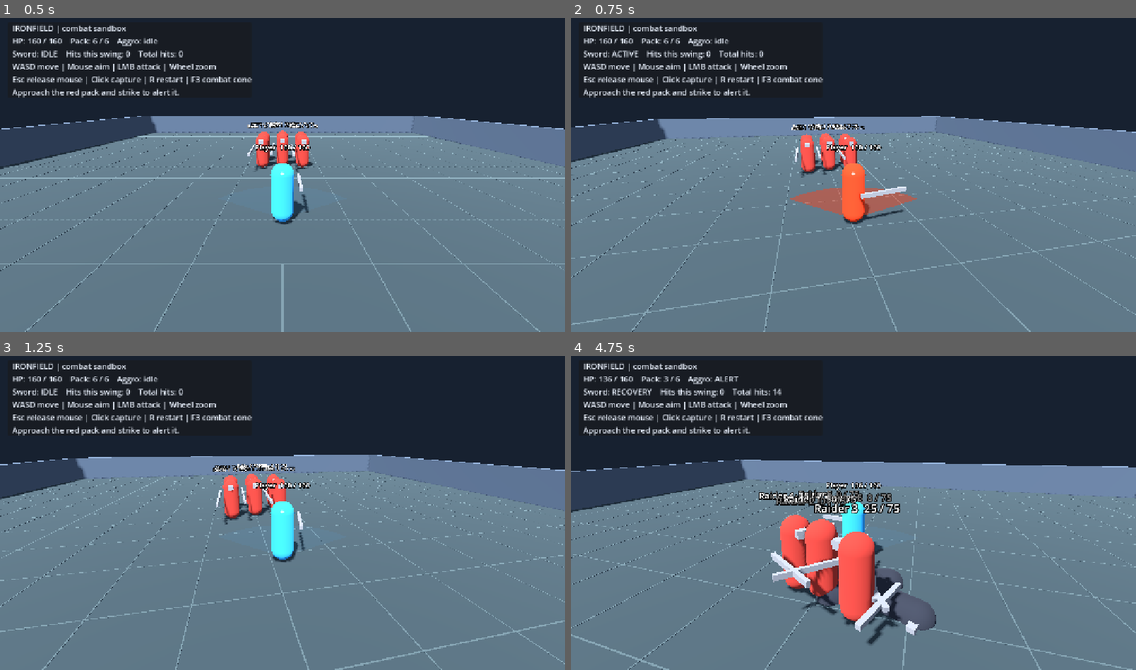
Above: before the commit, frames 1-4 (two rows, left to right).
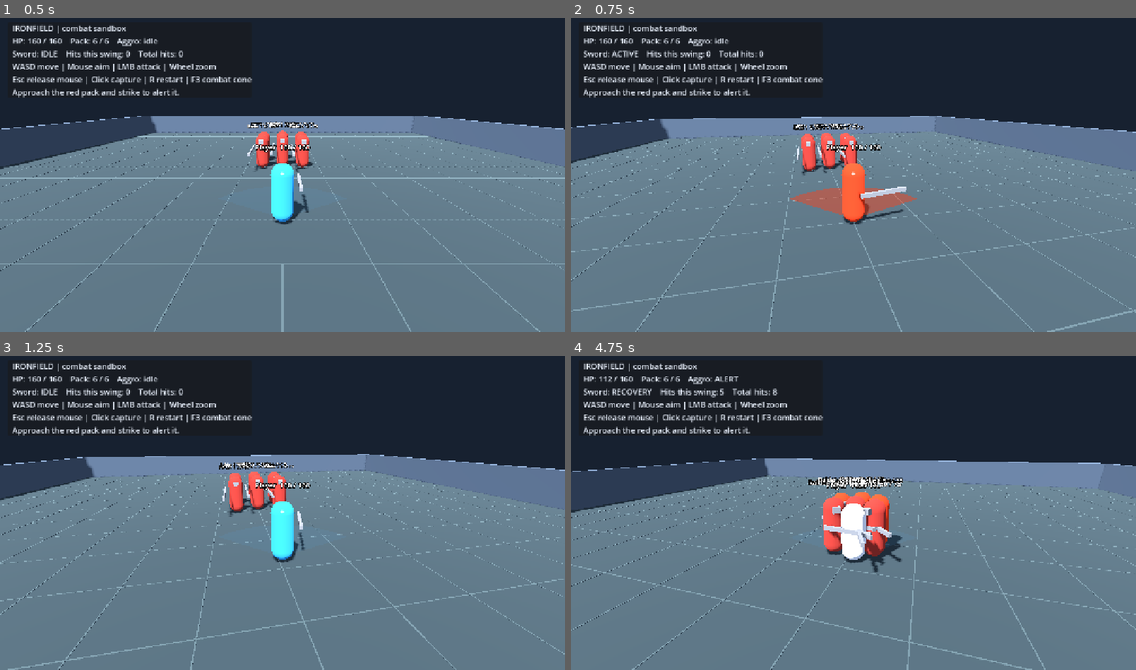
Above: after the commit, the same moments.

Repository: tombart1997/MMORPG
Game: Godot game, scene res://scenes/arena.tscn
The game is run twice, just before and just after one commit, with the same random seed, the same clock (stepped at 60 frames per second) and the same inputs.
Inputs (mouse positions are in pixels of both pictures, inside the frame that each line leads up to):
- Up to frame 1 (0.5 s): no input
- Up to frame 2 (0.75 s): tap Enter at 0.5 s; move the mouse to (881, 171) at 0.52 s; press the mouse at (881, 171) at 0.53 s; hold W (move_forward) from 0.53 s (still down)
- Up to frame 3 (1.25 s): keep holding W (move_forward)
- Up to frame 4 (4.75 s): keep holding W (move_forward); move the mouse to (825, 513) at 1.27 s; release the mouse at (825, 513) at 1.28 s; click (825, 513) at 1.35 s; move the mouse to (864, 506) at 2.02 s; press the mouse at (864, 506) at 2.03 s; move the mouse to (847, 516) at 2.77 s; release the mouse at (847, 516) at 2.78 s; click (847, 516) at 2.85 s; move the mouse to (893, 516) at 3.52 s; press the mouse at (893, 516) at 3.53 s; move the mouse to (808, 506) at 4.27 s; release the mouse at (808, 506) at 4.28 s; click (808, 506) at 4.35 s

Frame 1 is identical in both runs. In frame 2, 4.1% of the frame differs, in the area x 0-100%, y 31-100%; in frame 3, 5.1%; in frame 4, 13%, in the area x 0-100%, y 6-100%.

Commit message:
Lock melee movement and add authored lunges and combo sequencing

Diff:
--- a/game/data/attacks/enemy_claw.tres
+++ b/game/data/attacks/enemy_claw.tres
@@ -6,9 +6,11 @@
 script = ExtResource("1")
 display_name = "Claw swipe"
 damage = 8.0
-windup = 0.55
+windup = 0.32
 active = 0.12
 recovery = 0.85
-reach = 1.65
+reach = 1.95
 cone_degrees = 85.0
-movement_multiplier = 0.0
+lunge_distance = 0.3
+lunge_start = 0.18
+lunge_duration = 0.22
--- /dev/null
+++ b/game/data/attacks/player_finisher.tres
@@ -0,0 +1,12 @@
+[gd_resource type="Resource" script_class="AttackData" load_steps=2 format=3]
+[ext_resource type="Script" path="res://scripts/combat/attack_data.gd" id="1"]
+[resource]
+script = ExtResource("1")
+display_name = "Heavy sweep"
+damage = 35.0
+windup = 0.25
+active = 0.18
+recovery = 0.38
+lunge_distance = 0.55
+lunge_start = 0.16
+lunge_duration = 0.27
--- /dev/null
+++ b/game/data/attacks/player_return.tres
@@ -0,0 +1,12 @@
+[gd_resource type="Resource" script_class="AttackData" load_steps=2 format=3]
+[ext_resource type="Script" path="res://scripts/combat/attack_data.gd" id="1"]
+[resource]
+script = ExtResource("1")
+display_name = "Returning cut"
+damage = 25.0
+windup = 0.15
+active = 0.16
+recovery = 0.28
+lunge_distance = 0.28
+lunge_start = 0.10
+lunge_duration = 0.20
--- a/game/scripts/ai/enemy_brain.gd
+++ b/game/scripts/ai/enemy_brain.gd
@@ -2,7 +2,7 @@
 extends Node
 var actor: ActorBody
 var pack: AggroGroup
-var speed: float = 2.4
+var speed: float = 3.2
 var stagger: float = 0.0
 var cooldown: float = 0.0
 
@@ -12,8 +12,9 @@
 	cooldown = float(actor.get_index() % 6) * 0.13
 
 func _on_damaged(_amount: float, _source: Node3D) -> void:
-	stagger = 0.22
-	actor.combat.cancel()
+	# Ordinary hits react visually but cannot endlessly interrupt a committed strike.
+	if not actor.combat.is_attacking():
+		stagger = 0.08
 
 func _physics_process(delta: float) -> void:
 	stagger = maxf(0.0, stagger - delta)
@@ -25,7 +26,7 @@
 		if not actor.combat.is_attacking():
 			if offset.length_squared() > 0.001:
 				actor.rotation.y = atan2(-offset.x, -offset.z)
-			if offset.length() > 1.35:
+			if offset.length() > 1.65:
 				movement = offset.normalized() * speed
 			elif cooldown <= 0.0:
 				actor.combat.request_attack()
@@ -39,6 +40,7 @@
 				away.y = 0
 				if away.length() < 0.95 and away.length() > 0.001:
 					movement += away.normalized() * (0.95 - away.length()) * 3.0
+	movement += actor.combat.consume_motion_velocity(delta)
 	actor.velocity.x = movement.x
 	actor.velocity.z = movement.z
 	if not actor.is_on_floor():
--- a/game/scripts/combat/attack_data.gd
+++ b/game/scripts/combat/attack_data.gd
@@ -9,4 +9,7 @@
 @export var reach: float = 2.8
 @export var cone_degrees: float = 115.0
 @export var height_tolerance: float = 1.5
-@export var movement_multiplier: float = 0.4
+@export_range(0.0, 1.0) var recovery_movement_unlock: float = 1.0
+@export var lunge_distance: float = 0.35
+@export var lunge_start: float = 0.12
+@export var lunge_duration: float = 0.22
--- a/game/scripts/combat/melee_combat.gd
+++ b/game/scripts/combat/melee_combat.gd
@@ -12,6 +12,13 @@
 var hit_ids: Dictionary = {}
 var swing_hits: int = 0
 var total_hits: int = 0
+var sequence: Array[AttackData] = []
+var sequence_index: int = -1
+var combo_grace: float = 0.65
+var idle_elapsed: float = 1.0
+var queued: bool = false
+var motion_elapsed: float = 0.0
+var attack_direction := Vector3.FORWARD
 
 func _ready() -> void:
 	actor = get_parent() as CharacterBody3D
@@ -22,13 +29,41 @@
 func request_attack() -> bool:
 	if is_attacking() or not actor.health.is_alive() or attack == null:
 		return false
+	if not sequence.is_empty():
+		sequence_index = 0 if idle_elapsed > combo_grace else (sequence_index + 1) % sequence.size()
+		attack = sequence[sequence_index]
+	idle_elapsed = 0.0
+	motion_elapsed = 0.0
+	attack_direction = -actor.global_basis.z
+	queued = false
 	hit_ids.clear()
 	swing_hits = 0
 	_set_phase(Phase.WINDUP)
 	return true
 
 func cancel() -> void:
+	queued = false
+	idle_elapsed = combo_grace + 1.0
 	_set_phase(Phase.IDLE)
+
+func queue_followup() -> void:
+	# One buffered click during recovery; no unlimited input queue.
+	if phase == Phase.RECOVERY and not sequence.is_empty():
+		queued = true
+
+func movement_locked() -> bool:
+	return is_attacking() and (phase != Phase.RECOVERY or
+		phase_elapsed < attack.recovery * attack.recovery_movement_unlock)
+
+func consume_motion_velocity(delta: float) -> Vector3:
+	# Integrate an authored displacement window; movement still uses body collision.
+	if not is_attacking() or delta <= 0.0:
+		return Vector3.ZERO
+	var start := motion_elapsed
+	motion_elapsed += delta
+	var overlap := maxf(0.0, minf(motion_elapsed, attack.lunge_start + attack.lunge_duration)
+		- maxf(start, attack.lunge_start))
+	return attack_direction * attack.lunge_distance * overlap / maxf(attack.lunge_duration * delta, 0.00001)
 
 func phase_name() -> String:
 	return Phase.keys()[phase]
@@ -44,6 +79,7 @@
 			cancel()
 		return
 	if phase == Phase.IDLE:
+		idle_elapsed += delta
 		return
 	phase_elapsed += delta
 	match phase:
@@ -58,6 +94,8 @@
 		Phase.RECOVERY:
 			if phase_elapsed >= attack.recovery:
 				_set_phase(Phase.IDLE)
+				if queued:
+					request_attack()
 
 func _resolve_hits() -> void:
 	var forward := -actor.global_basis.z
--- a/game/scripts/player/player_controller.gd
+++ b/game/scripts/player/player_controller.gd
@@ -20,6 +20,8 @@
 	if actor.health.is_alive():
 		var input := Input.get_vector("move_left", "move_right", "move_forward", "move_back")
 		direction = Vector3(input.x, 0, input.y).rotated(Vector3.UP, rig.yaw)
+		if attack_requested and actor.combat.is_attacking():
+			actor.combat.queue_followup()
 		if not actor.combat.is_attacking():
 			if attack_requested and Input.mouse_mode == Input.MOUSE_MODE_CAPTURED:
 				actor.rotation.y = rig.yaw
@@ -27,9 +29,11 @@
 			elif direction.length_squared() > 0.01:
 				actor.rotation.y = lerp_angle(actor.rotation.y, atan2(-direction.x, -direction.z), minf(delta * 16, 1))
 	attack_requested = false
-	var multiplier := actor.weapon.movement_multiplier if actor.combat.is_attacking() else 1.0
-	actor.velocity.x = direction.x * speed * multiplier
-	actor.velocity.z = direction.z * speed * multiplier
+	if actor.combat.movement_locked():
+		direction = Vector3.ZERO
+	var motion := actor.combat.consume_motion_velocity(delta)
+	actor.velocity.x = direction.x * speed + motion.x
+	actor.velocity.z = direction.z * speed + motion.z
 	if not actor.is_on_floor():
 		actor.velocity.y -= 24.0 * delta
 	else:
--- /dev/null
+++ b/game/tests/melee_commitment.gd
@@ -0,0 +1,75 @@
+extends "res://tests/combat_smoke.gd"
+
+func _run() -> void:
+	var world = load("res://scenes/arena.tscn").instantiate()
+	root.add_child(world)
+	current_scene = world
+	await frames(3)
+	var player: ActorBody = world.player
+	var controller: PlayerController
+	for child in player.get_children():
+		if child is PlayerController:
+			controller = child
+	player.position = Vector3(8, 0, 8)
+	player.rotation.y = 0
+	player.combat.sequence.assign([load("res://data/attacks/player_sword.tres"),
+		load("res://data/attacks/player_return.tres"), load("res://data/attacks/player_finisher.tres")])
+	Input.action_press("move_back")
+	player.combat.request_attack()
+	await frames(5)
+	check(absf(player.position.z - 8) < 0.01, "WASD cannot move during windup before lunge")
+	await frames(27)
+	check(absf(player.position.z - 7.65) < 0.03, "Authored 0.35m forward lunge overrides held retreat")
+	check(player.combat.movement_locked(), "Movement stays locked into recovery")
+	player.combat.queue_followup()
+	await frames(12)
+	check(player.combat.sequence_index == 1 and player.combat.is_attacking(), "Recovery click chains second attack")
+	Input.action_release("move_back")
+	await frames(30)
+	player.combat.queue_followup()
+	await frames(10)
+	check(player.combat.sequence_index == 2, "Combo reaches distinct third attack")
+	check(player.combat.attack.lunge_distance == 0.55, "Finisher has separate displacement data")
+	await frames(100)
+	player.combat.request_attack()
+	check(player.combat.sequence_index == 0, "Combo resets after grace timeout")
+	await frames(45)
+	var before := player.position.z
+	Input.action_press("move_back")
+	await frames(10)
+	Input.action_release("move_back")
+	check(player.position.z > before + 0.7, "Normal movement returns after recovery")
+	player.combat.cancel()
+	player.position = Vector3.ZERO
+	player.rotation.y = 0
+	controller.rig.yaw = 0
+	var enemy: ActorBody = world.pack.members[0]
+	enemy.position = Vector3(0, 0, -1.4)
+	for i in range(1, 6):
+		world.pack.members[i].position = Vector3(10 + i, 0, -10)
+	Input.action_press("move_back")
+	player.combat.request_attack()
+	await frames(36)
+	Input.action_release("move_back")
+	check(player.health.current < player.health.maximum, "Closest enemy lands real timed hit during retreat-held melee commitment")
+	check(player.combat.is_attacking(), "Enemy hit arrives while player still committed")
+	await frames(50)
+	for member in world.pack.members:
+		for child in member.get_children():
+			if child is EnemyBrain:
+				child.set_physics_process(false)
+	enemy.combat.cancel()
+	player.combat.cancel()
+	player.position = Vector3.ZERO
+	enemy.position = Vector3(0, 0, -1.5)
+	enemy.rotation.y = PI
+	var health_before := player.health.current
+	enemy.combat.request_attack()
+	Input.action_press("move_back")
+	await frames(35)
+	Input.action_release("move_back")
+	check(player.health.current == health_before, "Uncommitted deliberate retreat can avoid telegraphed attack")
+	world.queue_free()
+	await frames(2)
+	print("Melee commitment complete: %d failures" % failures)
+	quit(1 if failures else 0)
Not shown, added: game/tests/melee_commitment.gd.uid
Not shown, changed: tools/run.ps1
